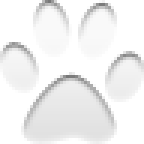
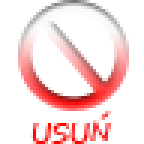
Layers edited between the first and the second 144x144 image:
added layer "Shape 3" above "USUŃ" over box(18, 0, 129, 111)
added layer "USUŃ" above "Shape 2" over box(30, 111, 111, 144)
hid "Shape 2" over box(0, 0, 144, 144)
